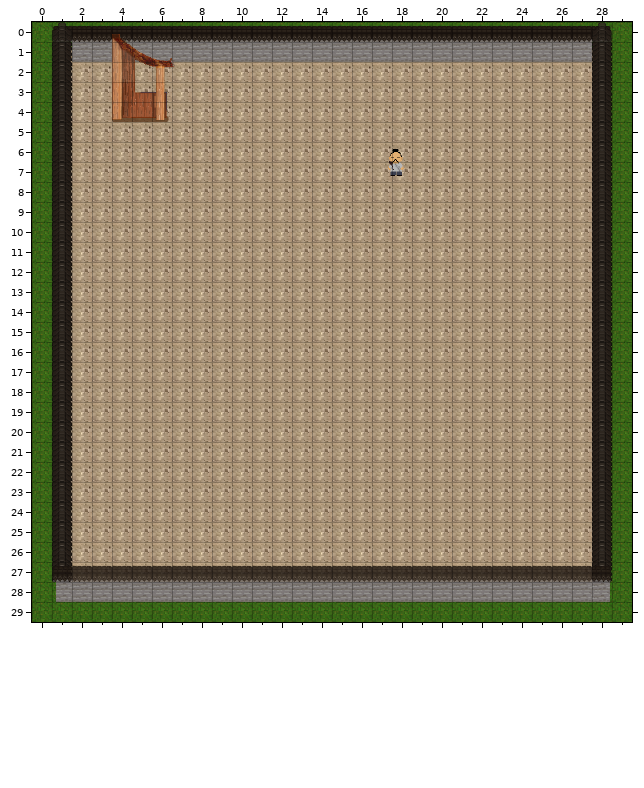
Level history. Tiled map: China/maps/stealth_test.tmx. This is how it looked before the edit.
Cells are 30x30 px. Shown: x 0..29, y 0..29.
After:
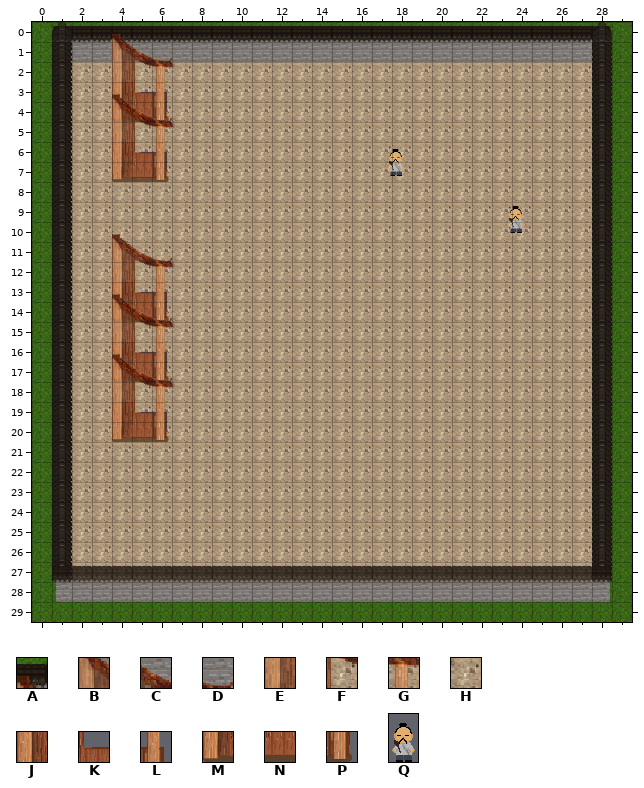
Key: from "Base Tiles": A 179, B 198, C 199, D 200, E 217, F 218, G 219, H 220, J 236, K 237, L 238, M 255, N 256, P 257; from "Villager Placeholder": Q 0.
_ is an empty cell.
Objects are placed by their top-left corner, in cells (3,4 is the top-left corner of cell 3,4); size is 1x1 cell unless given.
See-through tiles are keyed as they look on the map.
Commit: NPCS can now follow drawn paths.
Difference:
Layer "middle":
Tile J is added in row 6 at x 4; in row 13 at x 4; in row 16 at x 4; in row 19 at x 4.
Tile K is added in row 6 at x 5; in row 13 at x 5; in row 16 at x 5; in row 19 at x 5.
Tile L is added in row 6 at x 6; in row 13 at x 6; in row 16 at x 6; in row 19 at x 6.
Tile M is added in row 7 at x 4; in row 14 at x 4; in row 17 at x 4; in row 20 at x 4.
Tile N is added in row 7 at x 5; in row 14 at x 5; in row 17 at x 5; in row 20 at x 5.
Tile P is added in row 7 at x 6; in row 14 at x 6; in row 17 at x 6; in row 20 at x 6.
Layer "objects":
A new object: Q "Guard2" at 23.7,8.9 size 1x1.7.
Layer "higher":
Tile A is added in row 3 at x 4; in row 10 at x 4; in row 13 at x 4; in row 16 at x 4.
Tile B is added in row 4 at x 4; in row 11 at x 4; in row 14 at x 4; in row 17 at x 4.
Tile C is added in row 4 at x 5; in row 11 at x 5; in row 14 at x 5; in row 17 at x 5.
Tile D is added in row 4 at x 6; in row 11 at x 6; in row 14 at x 6; in row 17 at x 6.
Tile E is added in row 5 at x 4; in row 12 at x 4; in row 15 at x 4; in row 18 at x 4.
Tile F is added in row 5 at x 5; in row 12 at x 5; in row 15 at x 5; in row 18 at x 5.
Tile G is added in row 5 at x 6; in row 12 at x 6; in row 15 at x 6; in row 18 at x 6.
Tile H is added in row 5 at x 7; in row 12 at x 7; in row 15 at x 7; in row 18 at x 7.
Boxes around the changes in both pictures, in picture pixels (x1, y1, x2, y2):
added: (112, 94, 175, 182)
added: (508, 206, 524, 233)
added: (112, 234, 175, 442)
